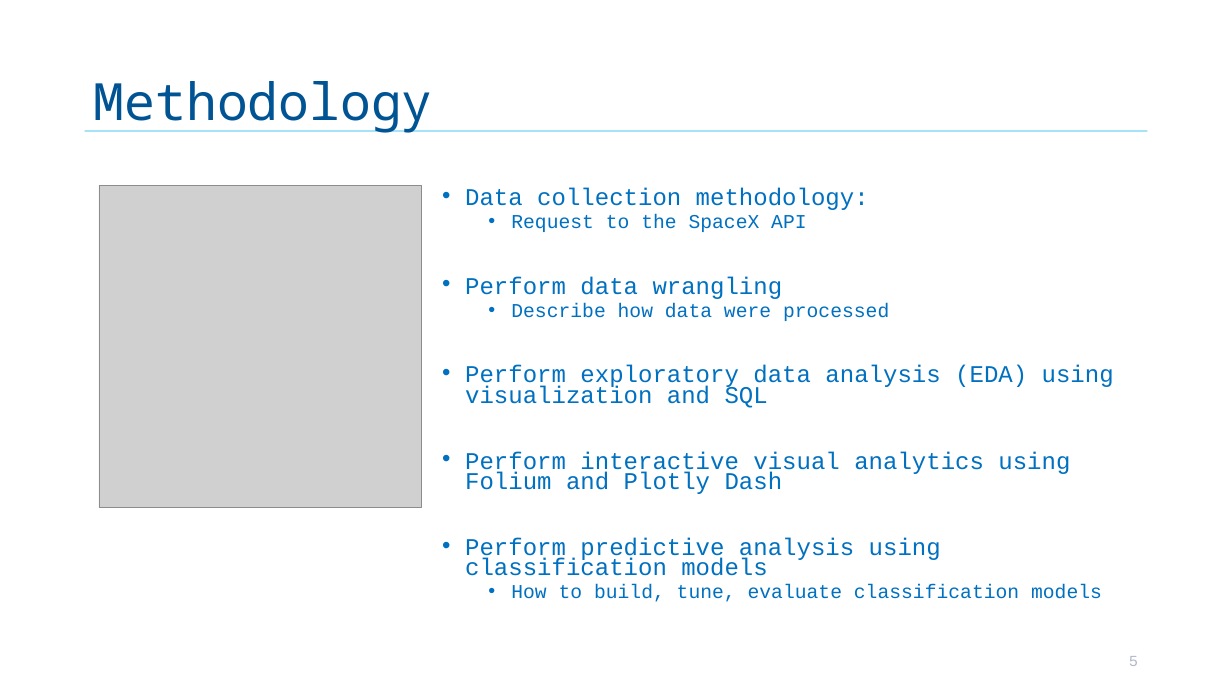
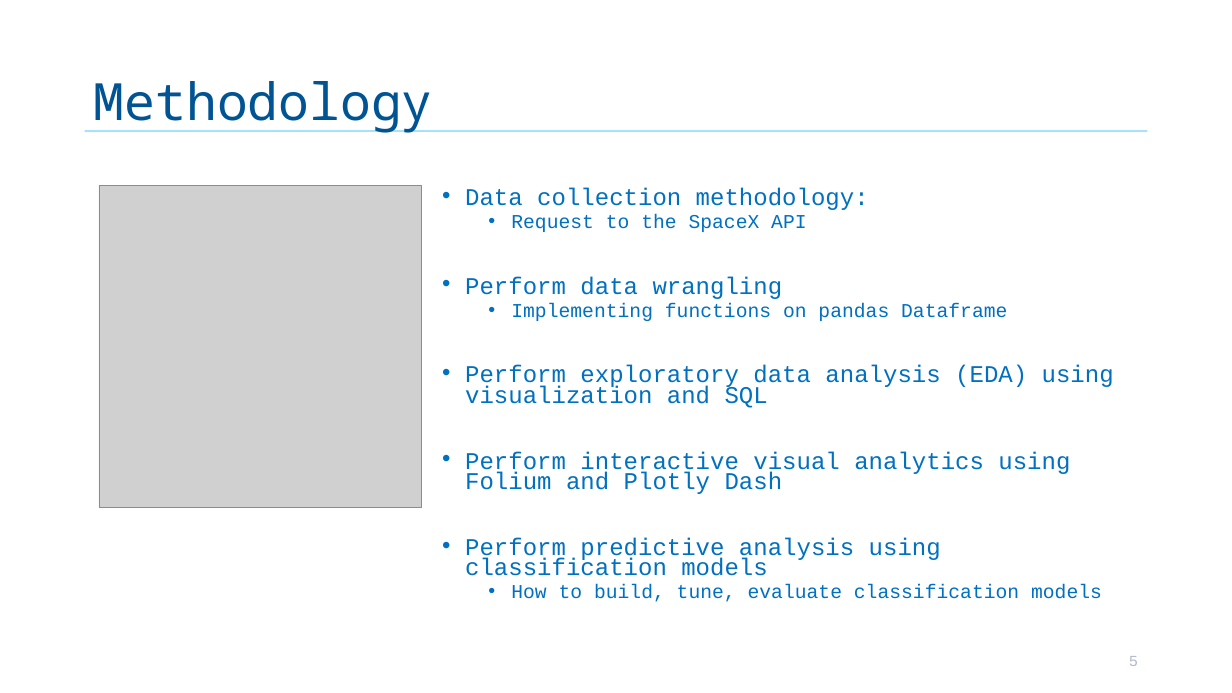
Before and after one commit to RiemannLee19/Coursera, a slide deck: slide 5 of 10_Applied_DS/Presentation_RL.odp. Drawn at 1232x693 pixels with LibreOffice and Linux fonts; fonts in the diff are those of the drawing; grey boxes stand for pictures. Boxes give left, top, right and bottom in pixels: in the first picture for what was removed or moved away, otherwise in the second. Text is boxed around its words. In the diff, an @@ line names an element or a change of style, - is before the commit and + after.

```diff
--- a/10_Applied_DS/Presentation_RL.odp
+++ b/10_Applied_DS/Presentation_RL.odp
@@ text at [511,303,1007,321]: text changed @@
-  • Describe how data were processed
+  • Implementing functions on pandas Dataframe
```
Also in this commit, not shown: 9 other slides changed, 11 slides added, 12 slides removed, 11 other files.
